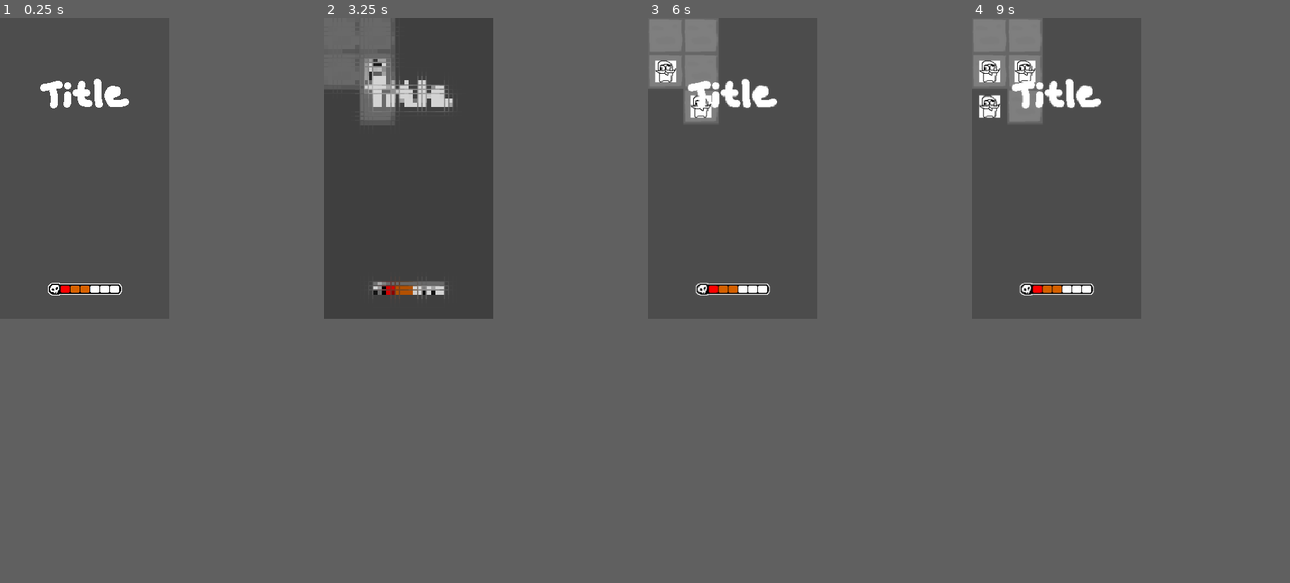
Above: before the commit, frames 1-4 (left to right).
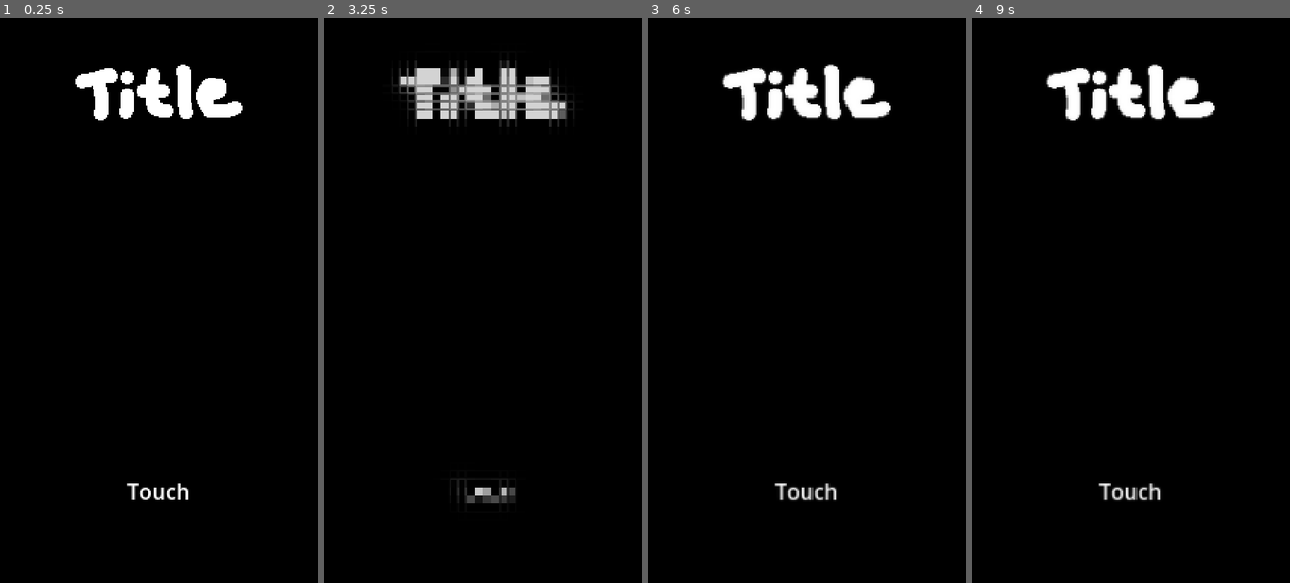
Above: after the commit, the same moments.

Repository: chamwhy/godotTest
Game: Godot game, scene res://04_Scenes/main.tscn
The game is run twice, just before and just after one commit, with the same random seed, the same clock (stepped at 60 frames per second) and the same inputs.
Inputs:
- Up to frame 1 (0.25 s): no input
- Up to frame 2 (3.25 s): tap Enter at 0.5, 2 s; hold D (move_right) 0.53-1.28 s; tap Space (interaction) at 0.6, 1.25, 2.75 s; hold S (move_down) 1.28-2.03 s; tap X (test_x) at 1.35 s; hold D (move_right) 2.03-2.78 s; hold 5 2.03-2.78 s; hold W (move_up) from 2.78 s (still down); tap 6 at 2.85 s
- Up to frame 3 (6 s): release W (move_up) at 3.53 s; hold A (move_left) 3.53-5.03 s; tap Space (interaction) at 3.6, 5 s; tap Enter at 4.25 s; tap X (test_x) at 4.35 s; hold S (move_down) 5.03-5.78 s; hold 5 5.03-5.78 s; hold D (move_right) from 5.78 s (still down); tap 6 at 5.85 s
- Up to frame 4 (9 s): release D (move_right) at 6.53 s; hold W (move_up) 6.53-7.28 s; tap Space (interaction) at 6.6 s; hold D (move_right) 7.28-8.03 s; tap X (test_x) at 7.35 s; hold S (move_down) 8.03-8.78 s; hold 5 8.03-8.78 s; hold A (move_left) from 8.78 s (still down); tap 6 at 8.85 s
In our replay, the window is 240x426 before the commit and 451x800 after it. These sizes can differ from the game's own. Grey fills any space a smaller window leaves; there, only what the larger window draws over its background counts as a difference.

The runs differ from the first frame. In frame 1, 29% of the frame differs, in the area x 0-77%, y 0-86%; in frame 2, 30%, in the area x 0-79%, y 0-86%; in frame 3, 30%; in frame 4, 30%.

Commit message:
타이틀 화면 추가

Diff:
--- a/godot/04_Scenes/main.tscn
+++ b/godot/04_Scenes/main.tscn
@@ -1,11 +1,11 @@
 [gd_scene format=3 uid="uid://cr5oiuml1f0up"]
 
 [ext_resource type="Script" uid="uid://lpdb7ca0h2ms" path="res://01_Scripts/Systems/MyCamera.gd" id="1_6grqo"]
-[ext_resource type="Script" uid="uid://ybb0yxgxcq8b" path="res://01_Scripts/Test/MapMakeTester.gd" id="1_6s166"]
 [ext_resource type="Texture2D" uid="uid://di50e4dwludxv" path="res://03_Resources/Test/title.png" id="2_4p43j"]
 [ext_resource type="Texture2D" uid="uid://f8l1wjapnnup" path="res://03_Resources/dummy/background.png" id="4_4p43j"]
 [ext_resource type="Script" uid="uid://cb6q0b6vlkvlu" path="res://01_Scripts/UI/PlayerHpBar.gd" id="4_rbyvi"]
 [ext_resource type="Texture2D" uid="uid://2y0vkb8yelpt" path="res://03_Resources/dummy/hpBarCnt.png" id="5_vpxpd"]
+[ext_resource type="Script" uid="uid://cs8uc0j4a6283" path="res://01_Scripts/Initializer/GameStarter.gd" id="6_4p43j"]
 [ext_resource type="Material" uid="uid://bpsj5ontcsxcx" path="res://02_Material/Shader/PixelTransition.tres" id="6_6grqo"]
 [ext_resource type="Script" uid="uid://bknp4kqn5q4sl" path="res://01_Scripts/UI/Dissolver.gd" id="6_xfwcn"]
 [ext_resource type="Texture2D" uid="uid://6sa64x3qs22d" path="res://03_Resources/Test/black.png" id="7_epy18"]
@@ -14,25 +14,52 @@
 [node name="Main" type="Node" unique_id=1358099324]
 
 [node name="Camera2D" type="Camera2D" parent="." unique_id=572875809]
-anchor_mode = 0
 script = ExtResource("1_6grqo")
 
 [node name="UI" type="CanvasLayer" parent="." unique_id=461768127]
 follow_viewport_scale = 0.001
 
-[node name="Title" type="TextureRect" parent="UI" unique_id=959238889]
-anchors_preset = -1
+[node name="StartMenu" type="Control" parent="UI" unique_id=1049836382]
+layout_mode = 3
+anchors_preset = 0
+offset_right = 40.0
+offset_bottom = 40.0
+
+[node name="Title" type="TextureRect" parent="UI/StartMenu" unique_id=959238889]
+layout_mode = 1
+anchors_preset = 5
 anchor_left = 0.5
-anchor_top = 0.25
 anchor_right = 0.5
-anchor_bottom = 0.25
+offset_left = 37.0
+offset_top = 35.0
+offset_right = 163.0
+offset_bottom = 77.0
 grow_horizontal = 2
-grow_vertical = 2
+pivot_offset_ratio = Vector2(0.5, 0)
 size_flags_horizontal = 4
 size_flags_vertical = 0
 texture = ExtResource("2_4p43j")
 
+[node name="Label" type="Label" parent="UI/StartMenu" unique_id=142008082]
+layout_mode = 1
+anchors_preset = 7
+anchor_left = 0.5
+anchor_top = 1.0
+anchor_right = 0.5
+anchor_bottom = 1.0
+offset_left = 76.0
+offset_top = 305.0
+offset_right = 124.0
+offset_bottom = 328.0
+grow_horizontal = 2
+grow_vertical = 0
+pivot_offset_ratio = Vector2(0.5, 0.5)
+text = "Touch"
+horizontal_alignment = 1
+vertical_alignment = 1
+
 [node name="HpBar" type="Control" parent="UI" unique_id=1899198871 node_paths=PackedStringArray("heart_icons")]
+modulate = Color(1, 1, 1, 0)
 layout_mode = 3
 anchor_top = 0.8
 anchor_right = 1.0
@@ -75,17 +102,17 @@
 theme_override_constants/separation = 1
 
 [node name="hp1" type="TextureRect" parent="UI/HpBar/HBoxContainer" unique_id=1377631004]
-modulate = Color(1, 0, 0, 1)
+modulate = Color(1, 0.15134397, 0.10833255, 1)
 layout_mode = 2
 texture = ExtResource("5_vpxpd")
 
 [node name="hp2" type="TextureRect" parent="UI/HpBar/HBoxContainer" unique_id=1454798019]
-modulate = Color(0.84164107, 0.380184, 0, 1)
+modulate = Color(0.99999994, 0.48813486, 0.15150574, 1)
 layout_mode = 2
 texture = ExtResource("5_vpxpd")
 
 [node name="hp3" type="TextureRect" parent="UI/HpBar/HBoxContainer" unique_id=605878149]
-modulate = Color(0.84164107, 0.380184, 0, 1)
+modulate = Color(0.99999994, 0.48813486, 0.15150574, 1)
 layout_mode = 2
 texture = ExtResource("5_vpxpd")
 
@@ -107,8 +134,10 @@
 offset_right = 40.0
 offset_bottom = 40.0
 
-[node name="LevelManager" type="Node" parent="." unique_id=631256379]
-script = ExtResource("1_6s166")
+[node name="LevelManager" type="Node" parent="." unique_id=631256379 node_paths=PackedStringArray("start_menu", "hp_bar")]
+script = ExtResource("6_4p43j")
+start_menu = NodePath("../UI/StartMenu")
+hp_bar = NodePath("../UI/HpBar")
 
 [node name="Level_01" type="Node2D" parent="LevelManager" unique_id=581685276]
 
--- a/godot/05_Data/01_MapData/00_00.json
+++ b/godot/05_Data/01_MapData/00_00.json
@@ -5,6 +5,7 @@
 	"tile_size": 100,
 	"map_width": 4,
 	"map_height": 6,
+	"zoom": 0.3,
 	"tile_map": [
 		[1, 1, 1, 1],
 		[0, 0, 1, 1],
--- a/godot/project.godot
+++ b/godot/project.godot
@@ -36,6 +36,8 @@
 
 window/size/viewport_width=240
 window/size/viewport_height=426
+window/size/window_width_override=480
+window/size/window_height_override=852
 window/stretch/mode="canvas_items"
 window/stretch/scale_mode="integer"
 
@@ -81,3 +83,4 @@
 
 textures/canvas_textures/default_texture_filter=0
 renderer/rendering_method="mobile"
+environment/defaults/default_clear_color=Color(0, 0, 0, 1)
Not shown, added: godot/text/ingame.PNG.import
